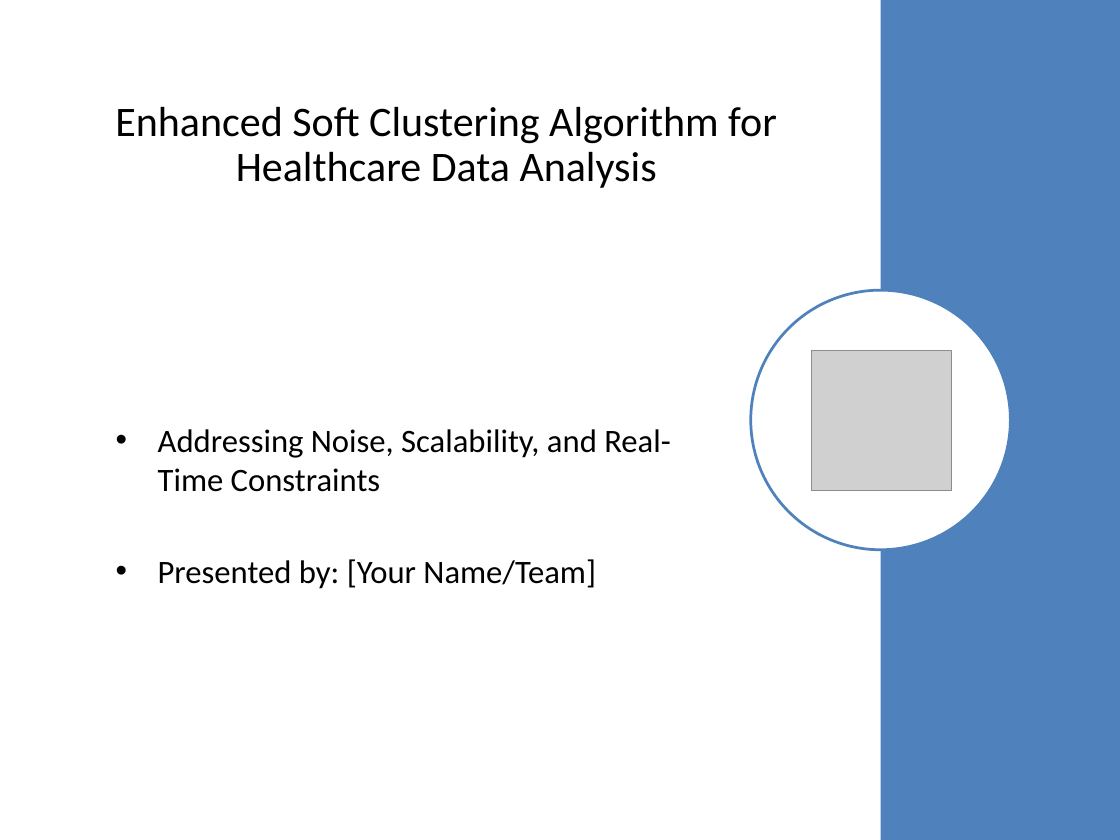
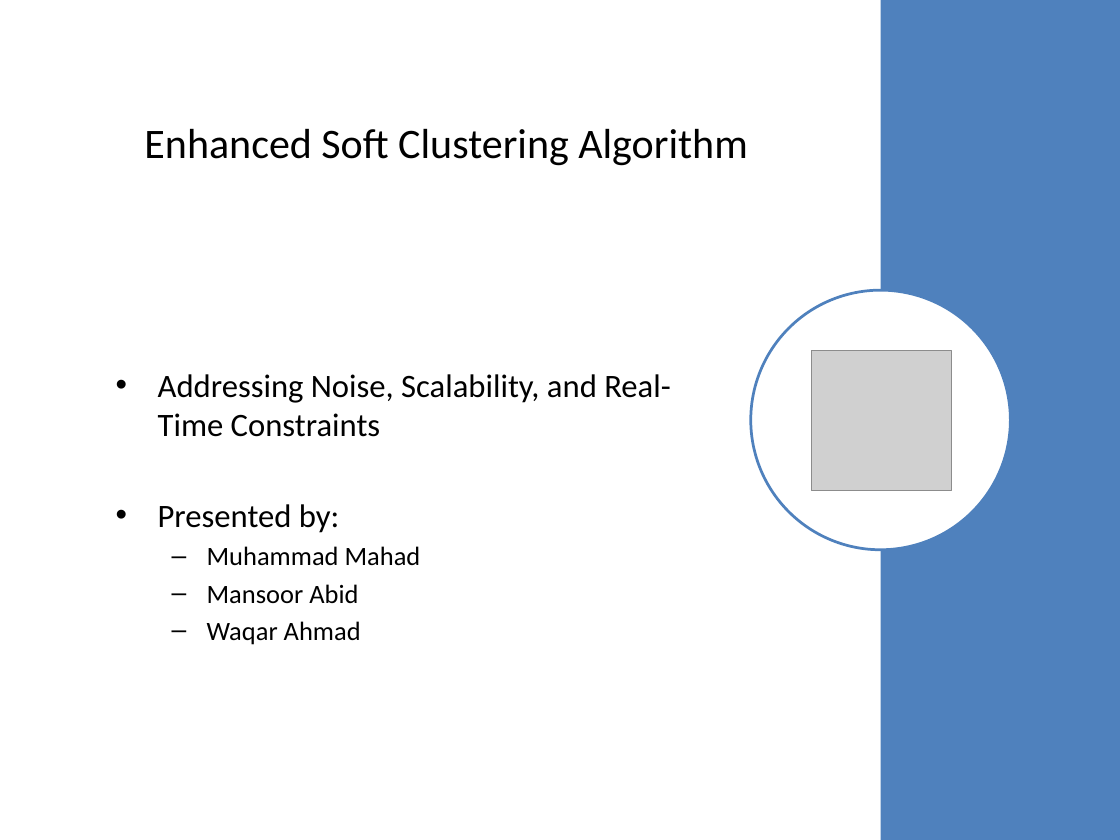
Before and after one commit to m-m4h4d/A03, a slide deck: slide 1 of ML_Assignment03_Mahad_Mansoor_Waqar.pptx. Drawn at 1120x840 pixels with LibreOffice and Linux fonts; fonts in the diff are those of the drawing; grey boxes stand for pictures. Boxes give left, top, right and bottom in pixels: in the first picture for what was removed or moved away, otherwise in the second. Text is boxed around its words. In the diff, an @@ line names an element or a change of style, - is before the commit and + after.

```diff
--- a/ML_Assignment03_Mahad_Mansoor_Waqar.pptx
+++ b/ML_Assignment03_Mahad_Mansoor_Waqar.pptx
@@ title at (144,128,747,166): text changed @@
-Enhanced Soft Clustering Algorithm for Healthcare Data Analysis
+Enhanced Soft Clustering Algorithm
@@ text at (158,504,421,645): text changed; size 21 to 17 pt @@
-• Presented by: [Your Name/Team]
+• Presented by:
+  – Muhammad Mahad
+  – Mansoor Abid
+  – Waqar Ahmad
```
Also in this commit, not shown: 9 other slides changed.
